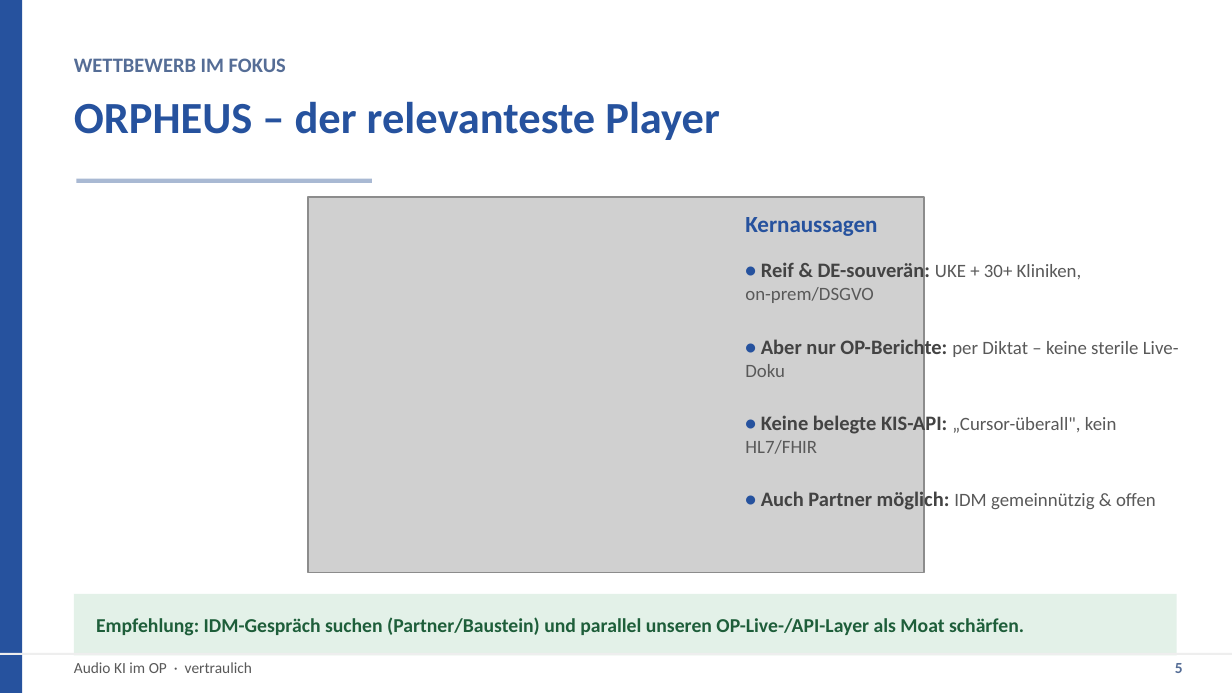
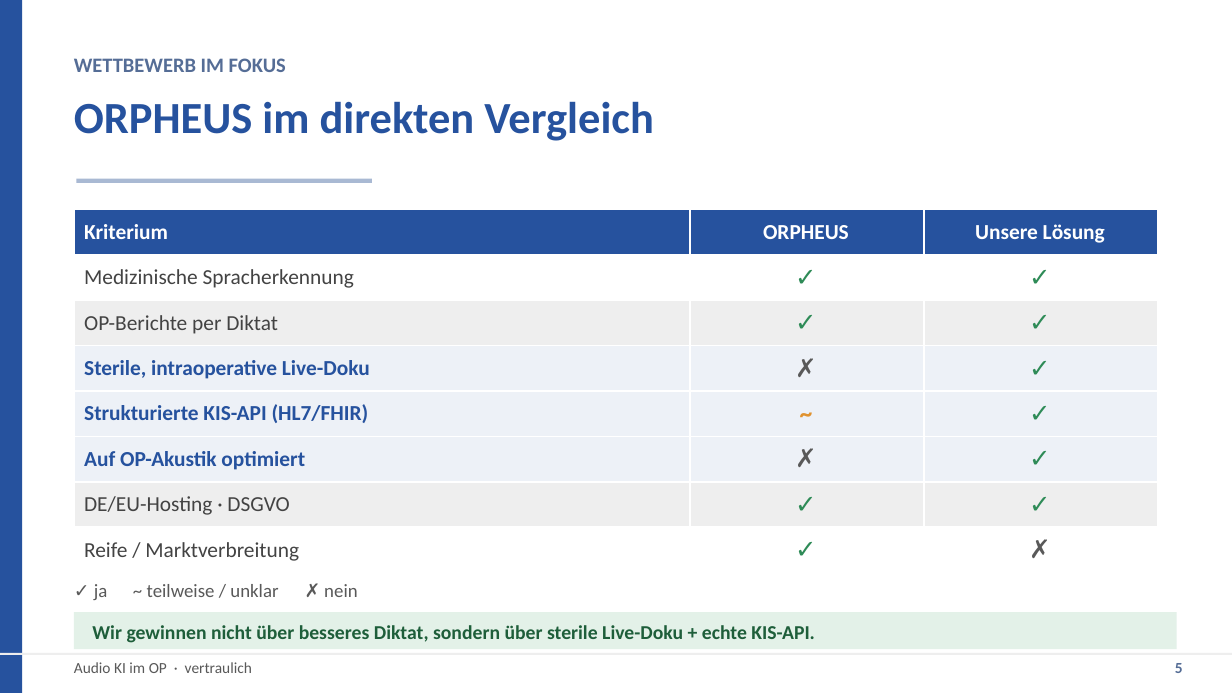
Before and after one commit to Sebastianue/hallo-github, a slide deck: slide 5 of audio-ki-op/praesentation/Audio-KI-OP-Praesentation.pptx. Drawn at 1232x693 pixels with LibreOffice and Linux fonts; fonts in the diff are those of the drawing; grey boxes stand for pictures; background and template pictures are left out. Boxes give left, top, right and bottom in pixels: in the first picture for what was removed or moved away, otherwise in the second. Text is boxed around its words. In the diff, an @@ line names an element or a change of style, - is before the commit and + after.

```diff
--- a/audio-ki-op/praesentation/Audio-KI-OP-Praesentation.pptx
+++ b/audio-ki-op/praesentation/Audio-KI-OP-Praesentation.pptx
@@ text at bbox=[74, 101, 654, 141]: text changed @@
-ORPHEUS – der relevanteste Player
+ORPHEUS im direkten Vergleich
@@ table added at bbox=[74, 209, 1158, 573], 8 rows, 3 columns @@
+Kriterium | ORPHEUS | Unsere Lösung
+Medizinische Spracherkennung | ✓ | ✓
+OP-Berichte per Diktat | ✓ | ✓
+Sterile, intraoperative Live-Doku | ✗ | ✓
+Strukturierte KIS-API (HL7/FHIR) | ~ | ✓
+Auf OP-Akustik optimiert | ✗ | ✓
+DE/EU-Hosting · DSGVO | ✓ | ✓
+Reife / Marktverbreitung | ✓ | ✗
@@ picture removed at bbox=[308, 197, 924, 573] @@
@@ text removed at bbox=[745, 217, 877, 236] @@
-Kernaussagen
@@ text removed at bbox=[745, 260, 1082, 303] @@
-• Reif & DE-souverän: UKE + 30+ Kliniken, on-prem/DSGVO
@@ text removed at bbox=[745, 336, 1179, 377] @@
-• Aber nur OP-Berichte: per Diktat – keine sterile Live-Doku
@@ text removed at bbox=[745, 413, 1117, 454] @@
-• Keine belegte KIS-API: „Cursor-überall", kein HL7/FHIR
@@ text removed at bbox=[761, 489, 1156, 512] @@
-• Auch Partner möglich: IDM gemeinnützig & offen
@@ text added at bbox=[94, 584, 357, 600], 11 pt, text #595959 @@
+✓ ja ~ teilweise / unklar ✗ nein
@@ rectangle: place and size @@
-rectangle at bbox=[74, 594, 1177, 655]
+rectangle at bbox=[74, 612, 1177, 649]
@@ text added at bbox=[92, 625, 815, 643], 11.5 pt, text #1E5E3A, bold @@
+Wir gewinnen nicht über besseres Diktat, sondern über sterile Live-Doku + echte KIS-API.
@@ text removed at bbox=[96, 617, 1024, 636] @@
-Empfehlung: IDM-Gespräch suchen (Partner/Baustein) und parallel unseren OP-Live-/API-Layer als Moat schärfen.
```
Also in this commit, not shown: 1 other file.
